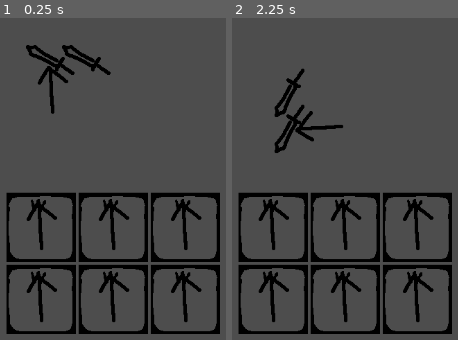
Above: before the commit, frames 1-2 (left to right).
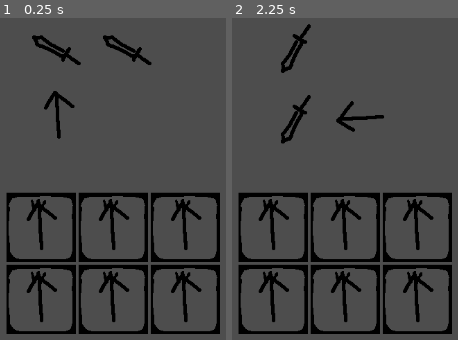
Above: after the commit, the same moments.

Repository: painttist/2023-04-04-Dungeon-Crawler-Jam
Game: Godot game, scene res://main.tscn
Two runs of this game, one before a commit and one after it. Both use one fixed random seed, a clock stepped at 60 frames per second and the inputs below.
Inputs (mouse positions are in pixels of both pictures, inside the frame that each line leads up to):
- Up to frame 1 (0.25 s): no input
- Up to frame 2 (2.25 s): tap Enter at 0.5, 2 s; drag from (302, 72) to (428, 63) at 0.52 s; tap Space (Space) at 1.25 s; drag from (outside the picture) to (308, 249) at 1.27 s; move the mouse to (428, 63) at 2.02 s; hold A (A) from 2.03 s (still down); click (428, 63) at 2.17 s

The runs differ from the first frame. In frame 1, 2.9% of the frame differs, in the area x 11-68%, y 5-38%; in frame 2, 2.6%.

Commit message:
Inventory: Drag bug

Diff:
--- a/Inventory/TileGroup.gd
+++ b/Inventory/TileGroup.gd
@@ -23,9 +23,10 @@
 # Called when the node enters the scene tree for the first time.
 func _ready():
 	init()
-	add_to_group("Loot")
+#	add_to_group("Loot")
 
 func _process(delta):
+#	print(get_viewport().get_mouse_position())
 	if is_dragging:
 		position = get_viewport().get_mouse_position() - drag_offset
 
@@ -87,6 +88,8 @@
 #	return self
 
 func on_tile_group_drag(event: InputEvent):
+#	print(event.as_text())
+	print(event)
 	if event is InputEventMouseButton and event.button_index == MOUSE_BUTTON_LEFT:
 		# init dragging
 		if !is_dragging and is_valid_position(event.position):
@@ -97,6 +100,7 @@
 
 
 func is_valid_position(pos: Vector2) -> bool:
+#	print(pos)
 	var row = int(pos.y) / 100	# HardCode: size of one tile
 	var col = int(pos.x) / 100
 	return group[row][col] != null
--- a/Inventory/TileGroup.tscn
+++ b/Inventory/TileGroup.tscn
@@ -4,10 +4,8 @@
 [ext_resource type="PackedScene" uid="uid://clcywk6tytxq7" path="res://Tile.tscn" id="2_wvmci"]
 
 [node name="TileGroup" type="GridContainer"]
-offset_left = -2.0
-offset_top = 1.0
-offset_right = 198.0
-offset_bottom = 201.0
+offset_right = 200.0
+offset_bottom = 200.0
 columns = 2
 script = ExtResource("2_88viw")
 
--- a/main.tscn
+++ b/main.tscn
@@ -24,7 +24,7 @@
 offset_bottom = 471.0
 
 [node name="TileGroup" parent="." instance=ExtResource("2_gth2a")]
-offset_left = 458.0
-offset_top = 146.0
-offset_right = 558.0
-offset_bottom = 246.0
+offset_left = 442.0
+offset_top = 107.0
+offset_right = 642.0
+offset_bottom = 307.0
--- a/scenes/main.tscn
+++ b/scenes/main.tscn
@@ -1,11 +1,12 @@
-[gd_scene load_steps=10 format=3 uid="uid://70x4ffmlw6x2"]
+[gd_scene load_steps=11 format=3 uid="uid://cdsewocli8rpy"]
 
 [ext_resource type="PackedScene" uid="uid://bn16mxog0h06t" path="res://scenes/level.tscn" id="1_wxf7x"]
-[ext_resource type="PackedScene" uid="uid://ewui18jjcr1r" path="res://scenes/Player.tscn" id="2_h8jw0"]
+[ext_resource type="PackedScene" uid="uid://ewui18jjcr1r" path="res://scenes/player.tscn" id="2_h8jw0"]
 [ext_resource type="Shader" path="res://shader/vignette.gdshader" id="3_xho3t"]
 [ext_resource type="Script" path="res://scripts/chest.gd" id="4_32v0m"]
 [ext_resource type="PackedScene" uid="uid://06tyl2y5ryen" path="res://Enemy/Enemy.tscn" id="5_rbtab"]
 [ext_resource type="PackedScene" uid="uid://b2l1gfpihe2es" path="res://Enemy/Wolf.tscn" id="6_scurk"]
+[ext_resource type="PackedScene" uid="uid://d2ujpa2sybd7d" path="res://Inventory/Inventory.tscn" id="7_w44pu"]
 
 [sub_resource type="ShaderMaterial" id="ShaderMaterial_0gqbr"]
 shader = ExtResource("3_xho3t")
@@ -58,3 +59,21 @@
 
 [node name="Enemy2" parent="." instance=ExtResource("6_scurk")]
 transform = Transform3D(1, 0, 0, 0, 1, 0, 0, 0, 1, 6, 0.877, 2)
+
+[node name="UI" type="Control" parent="."]
+layout_mode = 3
+anchors_preset = 15
+anchor_right = 1.0
+anchor_bottom = 1.0
+grow_horizontal = 2
+grow_vertical = 2
+
+[node name="Inventory" parent="UI" instance=ExtResource("7_w44pu")]
+layout_mode = 1
+anchors_preset = -1
+anchor_top = 1.0
+anchor_bottom = 1.0
+offset_left = 400.0
+offset_bottom = -150.0
+grow_horizontal = 2
+grow_vertical = 0
Not shown: 6 places in tileset.tres that only renumber resources
